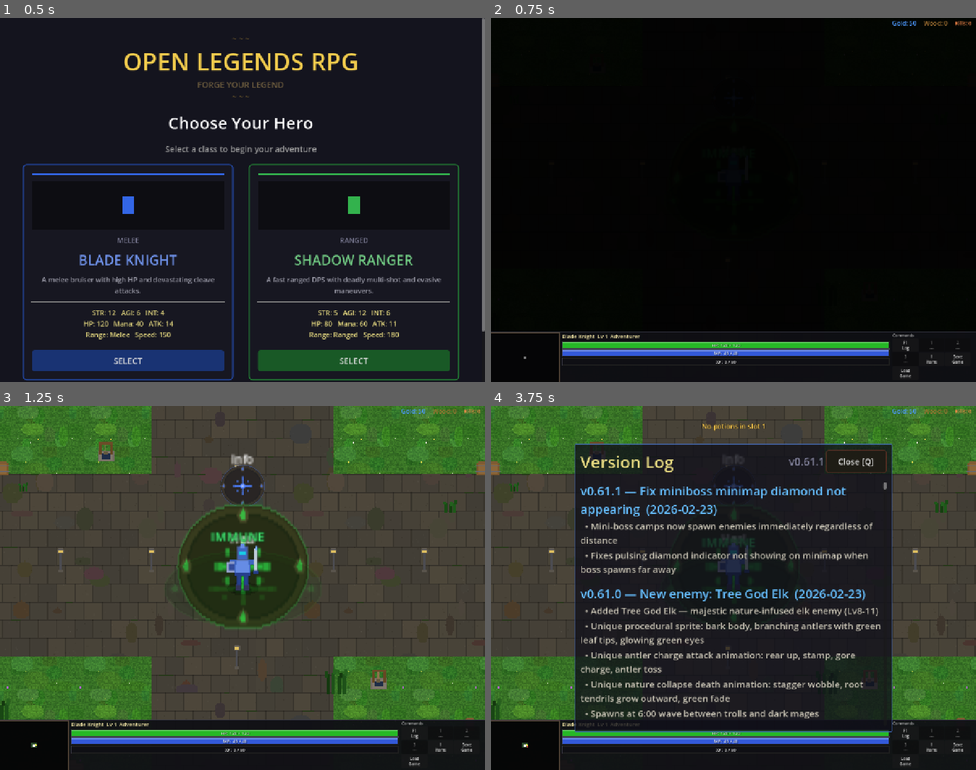
Above: before the commit, frames 1-4 (two rows, left to right).
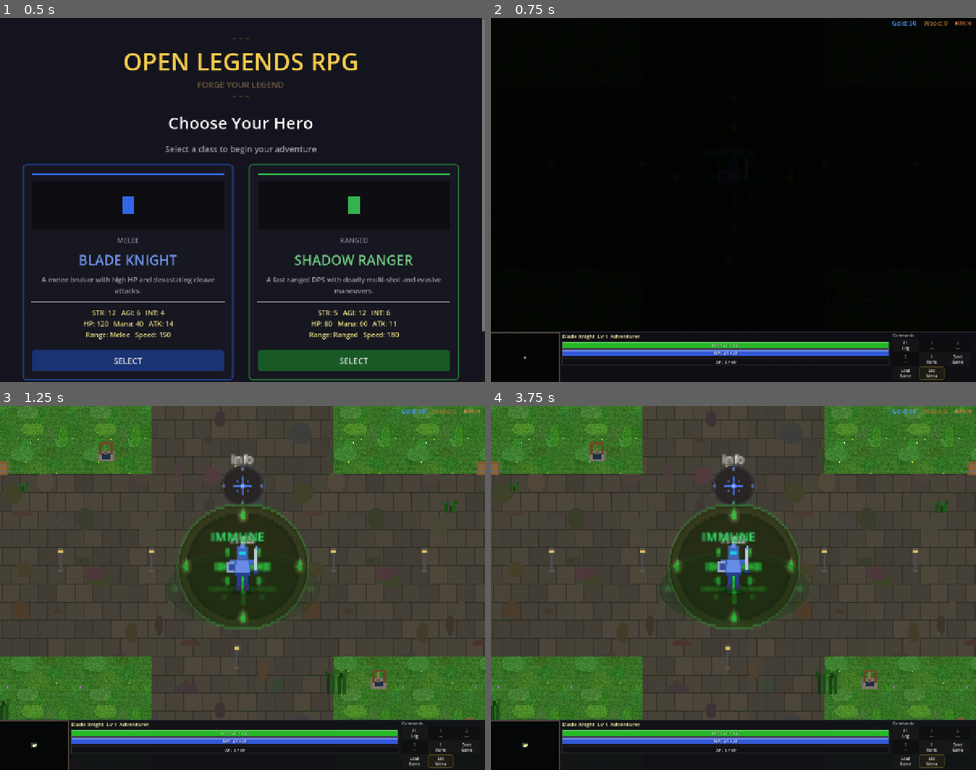
Above: after the commit, the same moments.

Repository: slxny/legends-open-rpg
Game: Godot game, scene res://scenes/main.tscn
Two runs of this game, one before a commit and one after it. Both use one fixed random seed, a clock stepped at 60 frames per second and the inputs below.
Inputs (mouse positions are in pixels of both pictures, inside the frame that each line leads up to):
- Up to frame 1 (0.5 s): no input
- Up to frame 2 (0.75 s): click "SELECT" at 0.5 s
- Up to frame 3 (1.25 s): no input
- Up to frame 4 (3.75 s): click (932, 762) at 1.25 s, where only the run after the commit has a clickable "Esc Menu"; click (903, 733) at 2 s, where only the run before the commit has a clickable "F1 Log"; click (932, 733) at 2.75 s, where only the run before the commit has a clickable "1 ---"; click (733, 547) at 3.5 s, where only the run after the commit has a clickable "Resume"

Frame 1 is identical in both runs. In frame 2, less than 0.1% of the frame differs, in the area x 88-94%, y 95-100%; in frame 3, less than 0.1%; in frame 4, 46%, in the area x 7-94%, y 4-100%.

Commit message:
Add Menu button to command card/OPT on all platforms (v0.61.2)
The old mobile-only top-bar Menu button was unreliable and not clickable.
Desktop had no menu button at all (only ESC key). Now:
- Desktop: "Esc/Menu" button in the command card grid
- Mobile portrait: "Menu" button in the OPT command overlay
- Mobile landscape: "Menu" button in the compact command grid
All use the same _open_pause_menu() helper to toggle the pause menu.

Co-Authored-By: Claude Opus 4.6 <noreply@anthropic.com>

Diff:
--- a/scenes/ui/changelog_dialog.gd
+++ b/scenes/ui/changelog_dialog.gd
@@ -9,9 +9,20 @@
 var _is_visible: bool = false
 var _is_mobile: bool = false
 
-const GAME_VERSION := "v0.61.1"
+const GAME_VERSION := "v0.61.2"
 
 const CHANGELOG: Array[Dictionary] = [
+	{
+		"version": "v0.61.2",
+		"title": "Menu button on all platforms",
+		"date": "2026-02-23",
+		"entries": [
+			"Desktop: Menu button added to command card grid (also Esc key)",
+			"Mobile portrait: Menu button added to OPT command overlay",
+			"Mobile landscape: Menu button added to compact command grid",
+			"Removed unreliable floating top-bar menu button on mobile",
+		]
+	},
 	{
 		"version": "v0.61.1",
 		"title": "Fix miniboss minimap diamond not appearing",
--- a/scenes/ui/hud.gd
+++ b/scenes/ui/hud.gd
@@ -59,7 +59,8 @@
 	_detect_mobile()
 	if _is_mobile:
 		_apply_mobile_layout()
-		_add_mobile_menu_button()
+	else:
+		_add_desktop_menu_button()
 	_create_hint_panel()
 
 func _detect_mobile() -> void:
@@ -173,6 +174,12 @@
 	log_btn.visible = false
 	save_btn.visible = false
 	load_btn.visible = false
+	# Add Menu button to landscape command grid
+	var ls_menu_btn = Button.new()
+	ls_menu_btn.text = "Menu"
+	_style_btn(ls_menu_btn, Color(0.9, 0.75, 0.3))
+	ls_menu_btn.pressed.connect(_open_pause_menu)
+	command_grid.add_child(ls_menu_btn)
 	command_grid.add_theme_constant_override("h_separation", 1)
 	command_grid.add_theme_constant_override("v_separation", 1)
 	for child in command_grid.get_children():
@@ -290,6 +297,19 @@
 		_toggle_cmd_overlay()
 	)
 	grid.add_child(load_b)
+
+	# Menu button — opens pause menu
+	var menu_b = Button.new()
+	menu_b.text = "Menu"
+	menu_b.custom_minimum_size = btn_size
+	menu_b.size_flags_horizontal = Control.SIZE_EXPAND_FILL
+	menu_b.add_theme_font_size_override("font_size", fs)
+	_style_btn(menu_b, Color(0.9, 0.75, 0.3))
+	menu_b.pressed.connect(func():
+		_toggle_cmd_overlay()
+		_open_pause_menu()
+	)
+	grid.add_child(menu_b)
 
 	# Position the overlay above the bottom panel
 	add_child(_cmd_overlay)
@@ -400,27 +420,20 @@
 		_map_overlay.size = Vector2(overlay_w, map_h)
 		_map_overlay.position = Vector2((vp_size.x - overlay_w) / 2.0, vp_size.y - bottom_panel.size.y - map_h - 8)
 
-func _add_mobile_menu_button() -> void:
-	var vp_size = get_viewport().get_visible_rect().size
-	var is_landscape = vp_size.x > vp_size.y
+func _open_pause_menu() -> void:
+	var menus = get_tree().get_nodes_in_group("pause_menu")
+	if menus.size() > 0:
+		menus[0].toggle()
+
+func _add_desktop_menu_button() -> void:
+	# Add a Menu button to the command card grid (after Load)
 	var menu_btn = Button.new()
-	menu_btn.text = "Menu"
-	if is_landscape:
-		menu_btn.custom_minimum_size = Vector2(40, 14)
-		menu_btn.add_theme_font_size_override("font_size", 9)
-	else:
-		menu_btn.custom_minimum_size = Vector2(140, 60)
-		menu_btn.add_theme_font_size_override("font_size", 34)
-	menu_btn.modulate = Color(1, 1, 1, 0.7)
+	menu_btn.text = "Esc\nMenu"
+	menu_btn.custom_minimum_size = Vector2(68, 32)
+	menu_btn.add_theme_font_size_override("font_size", 10)
 	_style_btn(menu_btn, Color(0.9, 0.75, 0.3))
-	menu_btn.pressed.connect(func():
-		var menus = get_tree().get_nodes_in_group("pause_menu")
-		if menus.size() > 0:
-			menus[0].toggle()
-	)
-	# Insert at position 0 in top bar (before the spacer)
-	top_bar.add_child(menu_btn)
-	top_bar.move_child(menu_btn, 0)
+	menu_btn.pressed.connect(_open_pause_menu)
+	command_grid.add_child(menu_btn)
 
 func setup(player: Node2D) -> void:
 	_player = player
